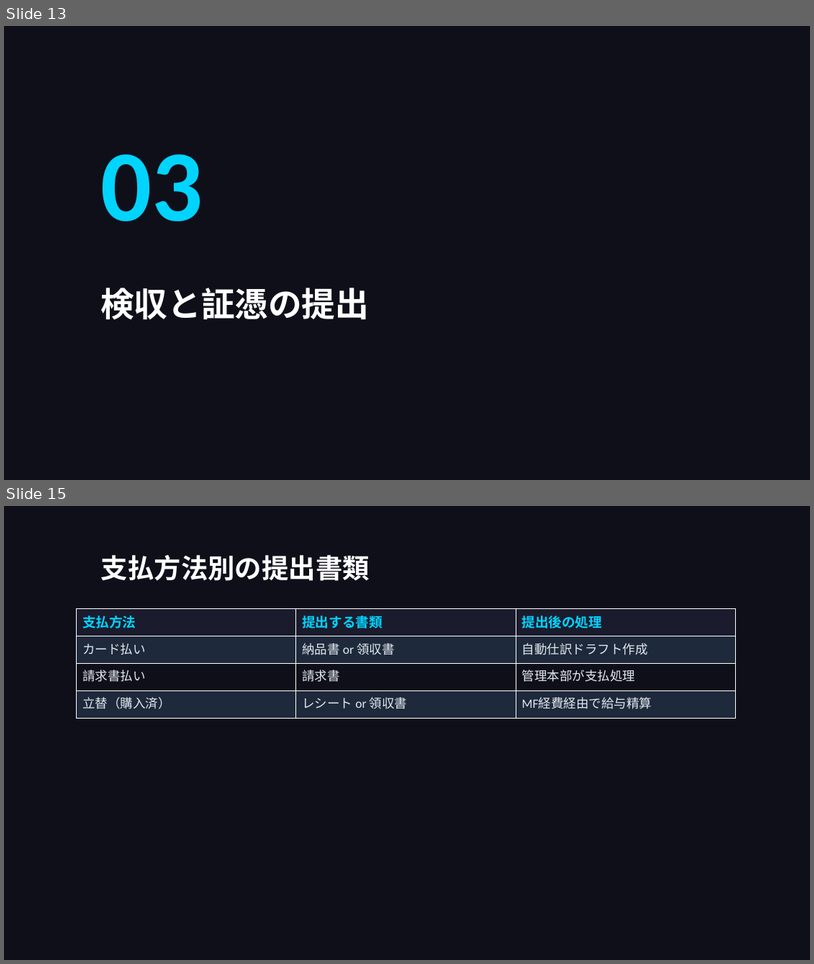
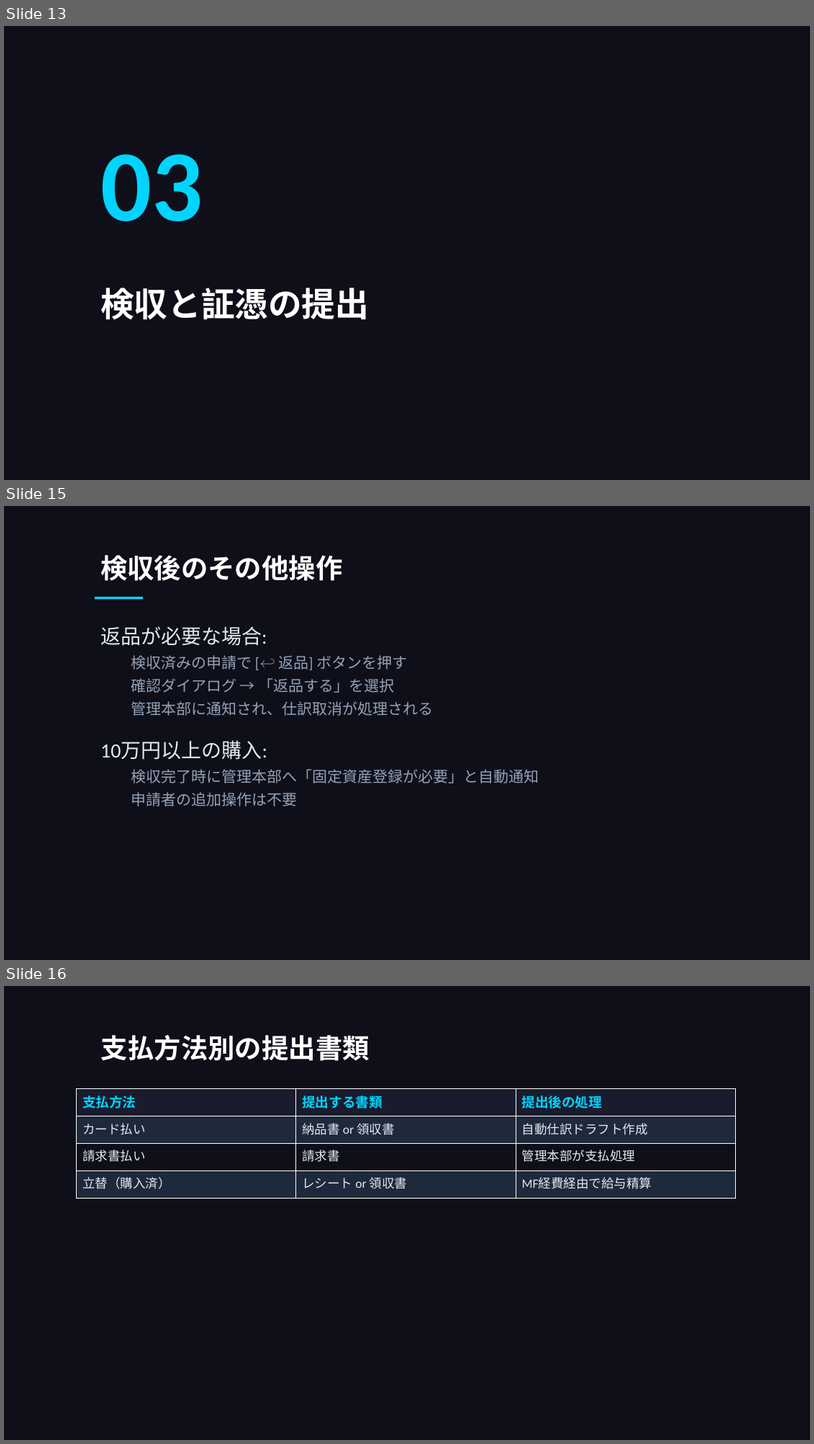
Before and after one commit to takeshiizawa123/next-procurement-poc, a slide deck: docs/user-manual.pptx. Shown one above the other, each under a label of ours: slides 13 and 15 before the commit, slides 13, 15 and 16 after it; the slides between them are not shown. The pictures are 814x964 and 814x1444 pixels, drawn with LibreOffice and Linux fonts; fonts in the diff are those of the drawing. Boxes give left, top, right and bottom in pixels: in the first picture for what was removed or moved away, otherwise in the second. Text is boxed around its words. In the diff, an @@ line names an element or a change of style, - is before the commit and + after.

```diff
--- a/docs/user-manual.pptx
+++ b/docs/user-manual.pptx
@@ slide 15 added at (4, 506, 810, 960), background #0F0F1A @@
@@ text added at (100, 555, 342, 581), 32 pt, text #FFFFFF, bold @@
+検収後のその他操作
@@ rectangle added at (95, 597, 143, 599), fill #00D4FF @@
@@ text added at (100, 626, 539, 806), 18 pt, text #94A3B8 @@
+返品が必要な場合:
+  検収済みの申請で [↩️ 返品] ボタンを押す
+  確認ダイアログ → 「返品する」を選択
+  管理本部に通知され、仕訳取消が処理される
+10万円以上の購入:
+  検収完了時に管理本部へ「固定資産登録が必要」と自動通知
+  申請者の追加操作は不要
@@ what was slide 15 is now slide 16 @@
```
Also in this commit, not shown: 4 slides changed, 1 other slide added, 5 other files.
